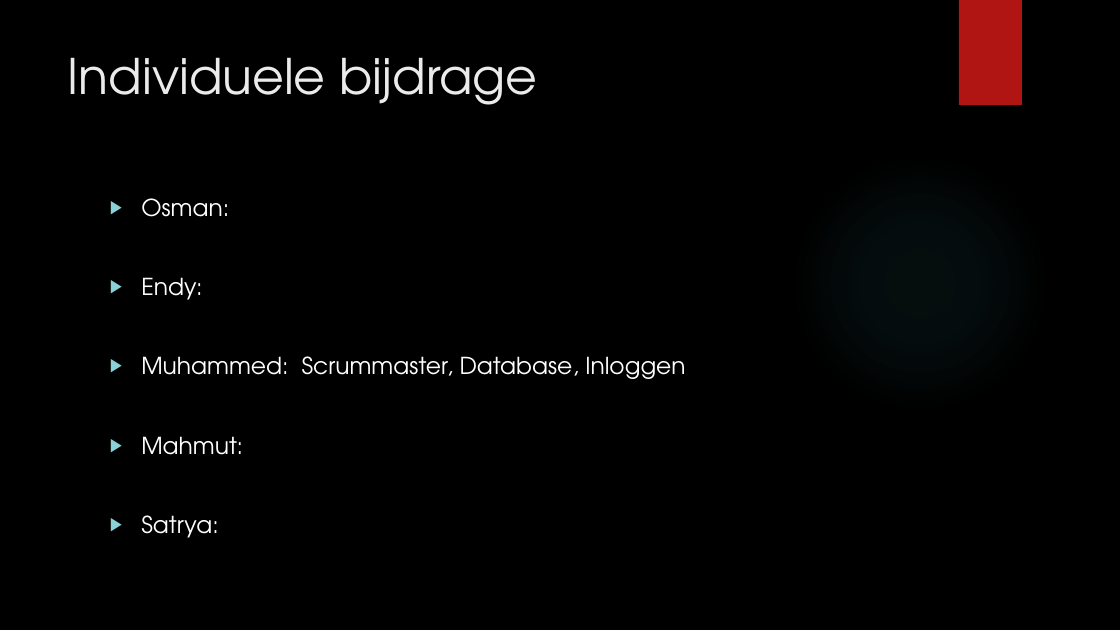
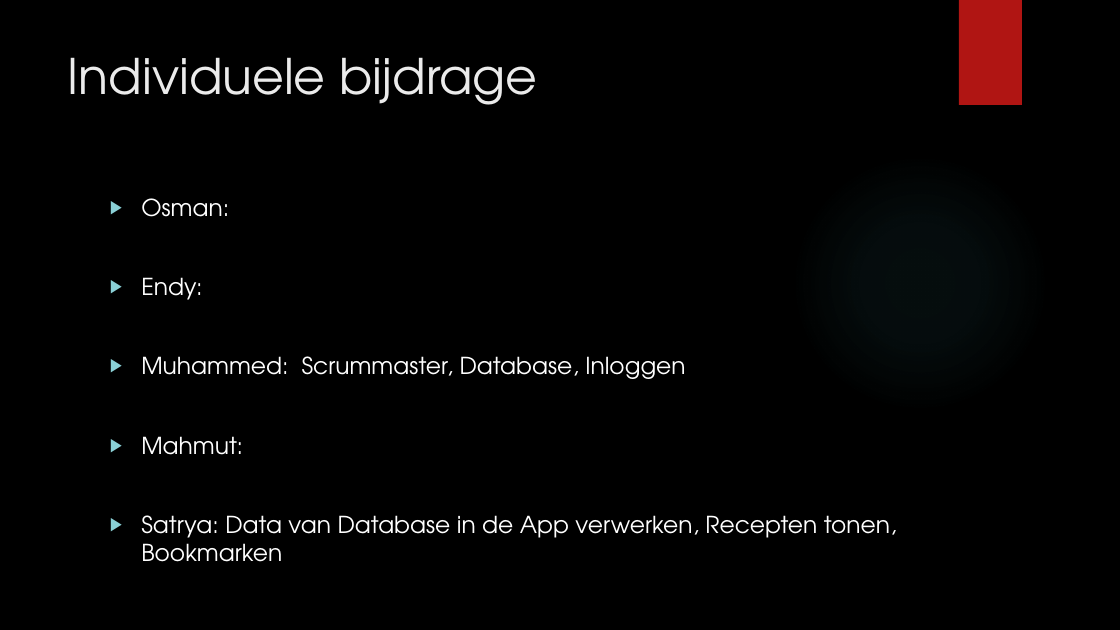
Before and after one commit to mahmudozler/Project-4, a slide deck: slide 8 of PocketRecipe©_V2.pptx. Drawn at 1120x630 pixels with LibreOffice and Linux fonts; fonts in the diff are those of the drawing; background and template pictures are left out. Boxes give left, top, right and bottom in pixels: in the first picture for what was removed or moved away, otherwise in the second. Text is boxed around its words. In the diff, an @@ line names an element or a change of style, - is before the commit and + after.

Commit message:
bijdrage

```diff
--- a/PocketRecipe©_V2.pptx
+++ b/PocketRecipe©_V2.pptx
@@ text at bbox=[141, 515, 897, 562]: text changed @@
-▶ Satrya:
+▶ Satrya: Data van Database in de App verwerken, Recepten tonen, Bookmarken
```
